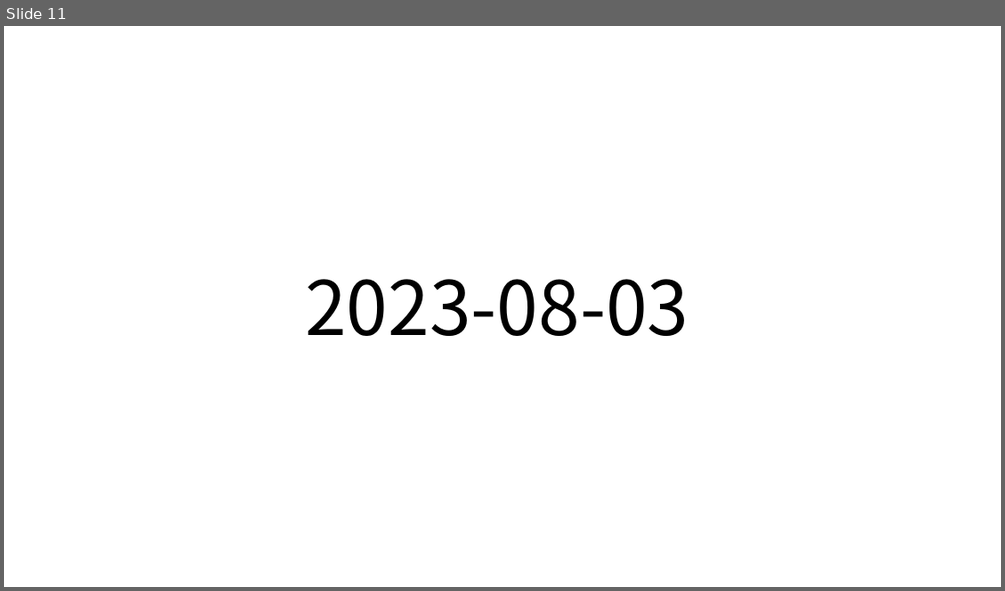
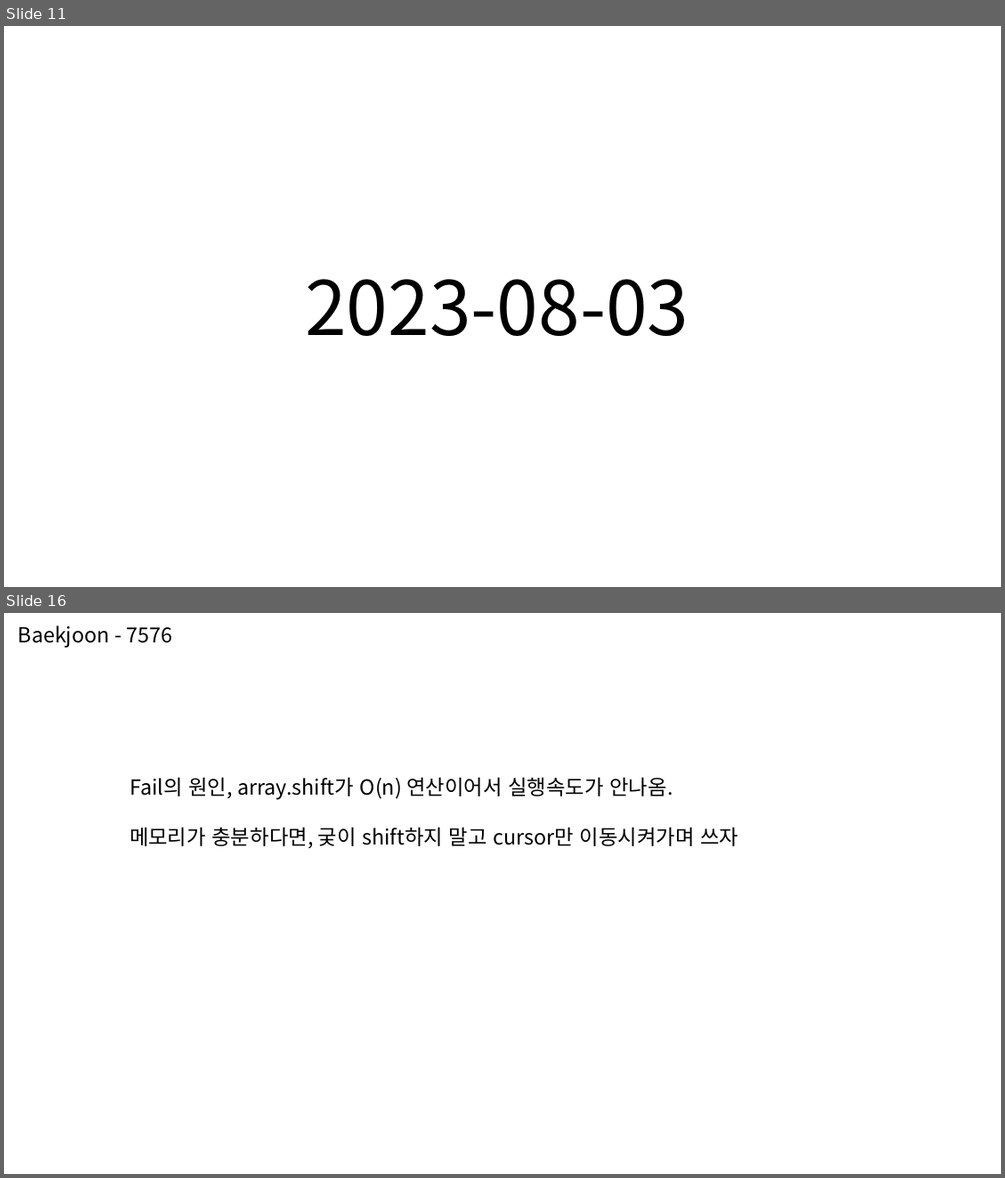
Before and after one commit to wichan7/algo, a slide deck: note.pptx. Shown one above the other, each under a label of ours: slide 11 before the commit, slides 11 and 16 after it; the slides between them are not shown. The pictures are 1005x591 and 1005x1178 pixels, drawn with LibreOffice and Linux fonts; fonts in the diff are those of the drawing. Boxes give left, top, right and bottom in pixels: in the first picture for what was removed or moved away, otherwise in the second. Text is boxed around its words. In the diff, an @@ line names an element or a change of style, - is before the commit and + after.

```diff
--- a/note.pptx
+++ b/note.pptx
@@ slide 16 added at (4,613,1001,1174), background #FFFFFF @@
@@ text added at (18,625,172,648), 20 pt, text #000000 @@
+Baekjoon - 7576
@@ text added at (129,777,738,848), 20 pt, text #000000 @@
+Fail의 원인, array.shift가 O(n) 연산이어서 실행속도가 안나옴.
+메모리가 충분하다면, 궂이 shift하지 말고 cursor만 이동시켜가며 쓰자
```
Also in this commit, not shown: 4 other slides added, 2 other files.
